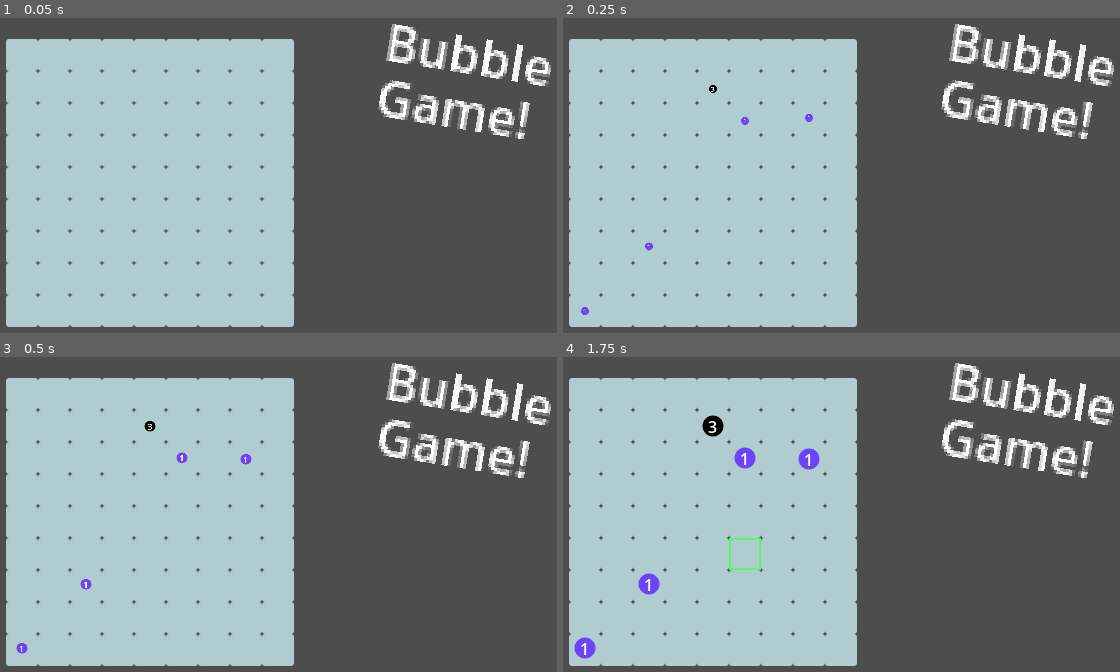
Above: before the commit, frames 1-4 (two rows, left to right).
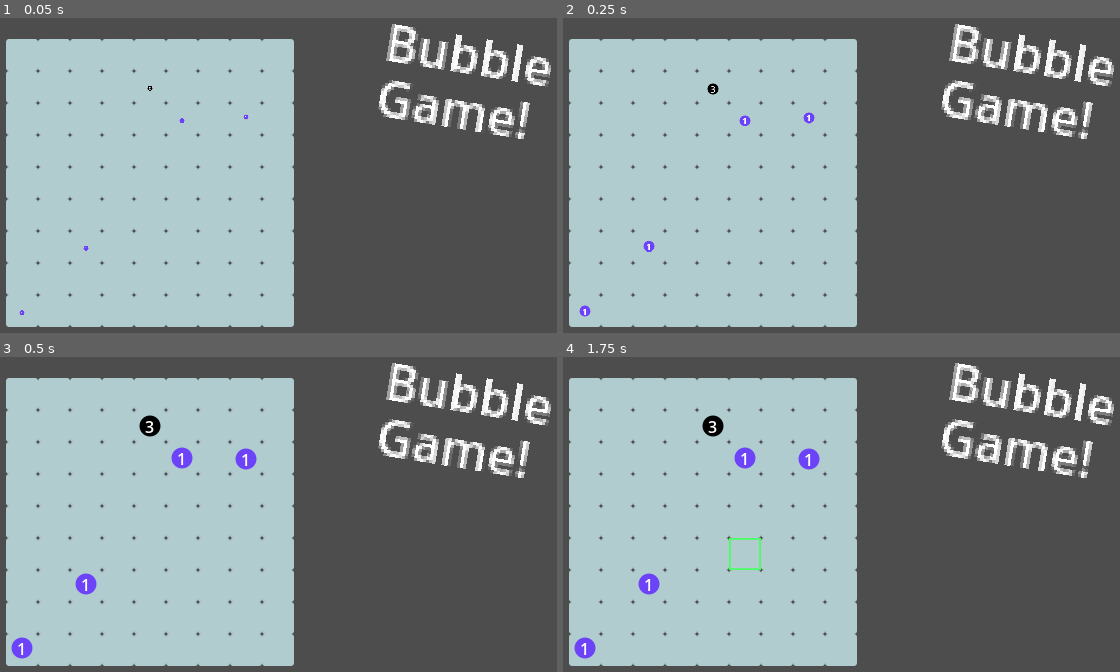
Above: after the commit, the same moments.

Repository: kaiec/ggj25-bubble-game
Game: Godot game, scene res://gamemanager/gamemanager.tscn
The game is run twice, just before and just after one commit, with the same random seed, the same clock (stepped at 60 frames per second) and the same inputs.
Inputs (mouse positions are in pixels of both pictures, inside the frame that each line leads up to):
- Up to frame 1 (0.05 s): no input
- Up to frame 2 (0.25 s): no input
- Up to frame 3 (0.5 s): no input
- Up to frame 4 (1.75 s): tap Enter at 0.5 s; move the mouse to (997, 508) at 0.52 s; hold D (move_right) 0.53-1.28 s; click (997, 508) at 0.6 s; move the mouse to (730, 542) at 1.27 s; hold S (move_down) from 1.28 s (still down); click (730, 542) at 1.35 s

The runs differ from the first frame. In frame 1, less than 0.1% of the frame differs, in the area x 3-45%, y 21-95%; in frame 2, 0.2%; in frame 3, 0.9%, in the area x 1-47%, y 18-96%; in frame 4, nothing differs.

Commit message:
Burst animation

Diff:
--- a/bubble/bubble.gd
+++ b/bubble/bubble.gd
@@ -36,7 +36,7 @@
 	scale = Vector2(0,0)
 	show()
 	var tween = create_tween().set_trans(Tween.TRANS_BOUNCE).set_ease(Tween.EASE_OUT_IN)
-	tween.tween_property(self, "scale", Vector2(1,1), 1)
+	tween.tween_property(self, "scale", Vector2(1,1), 0.4)
 	await tween.finished
 	print("Spawn animation finished: ", self)
 
@@ -45,6 +45,11 @@
 		return
 	bursting = true
 	print("Burst at ", cell)
+	var tween = create_tween().set_ease(Tween.EASE_OUT).set_parallel()
+	tween.tween_property(self, "scale", Vector2(2,2), 0.3)
+	tween.tween_property(self, "modulate:a", 0.5, 0.3)
+	await tween.finished
+	hide()
 	var new_bubbles = []
 	for n in [Vector2i.UP, Vector2i.DOWN, Vector2i.RIGHT, Vector2i.LEFT]:
 		var c = cell + n
